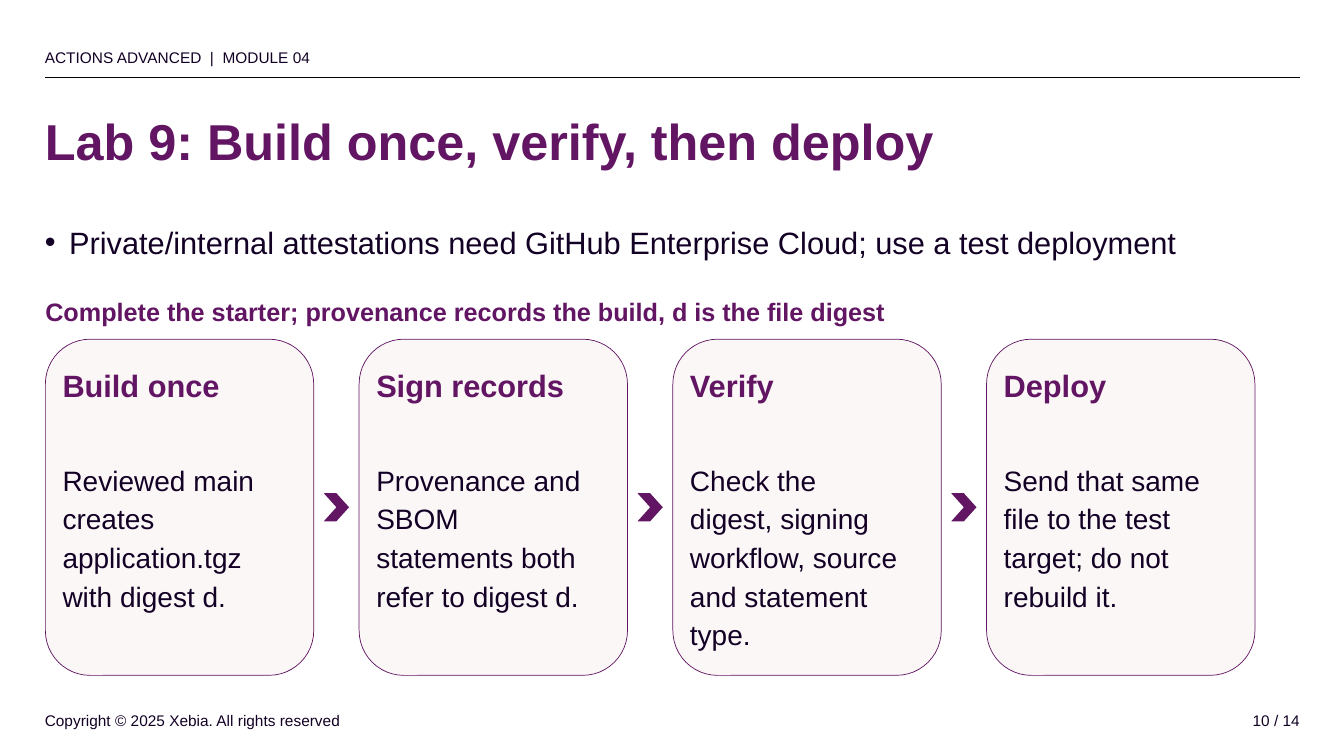
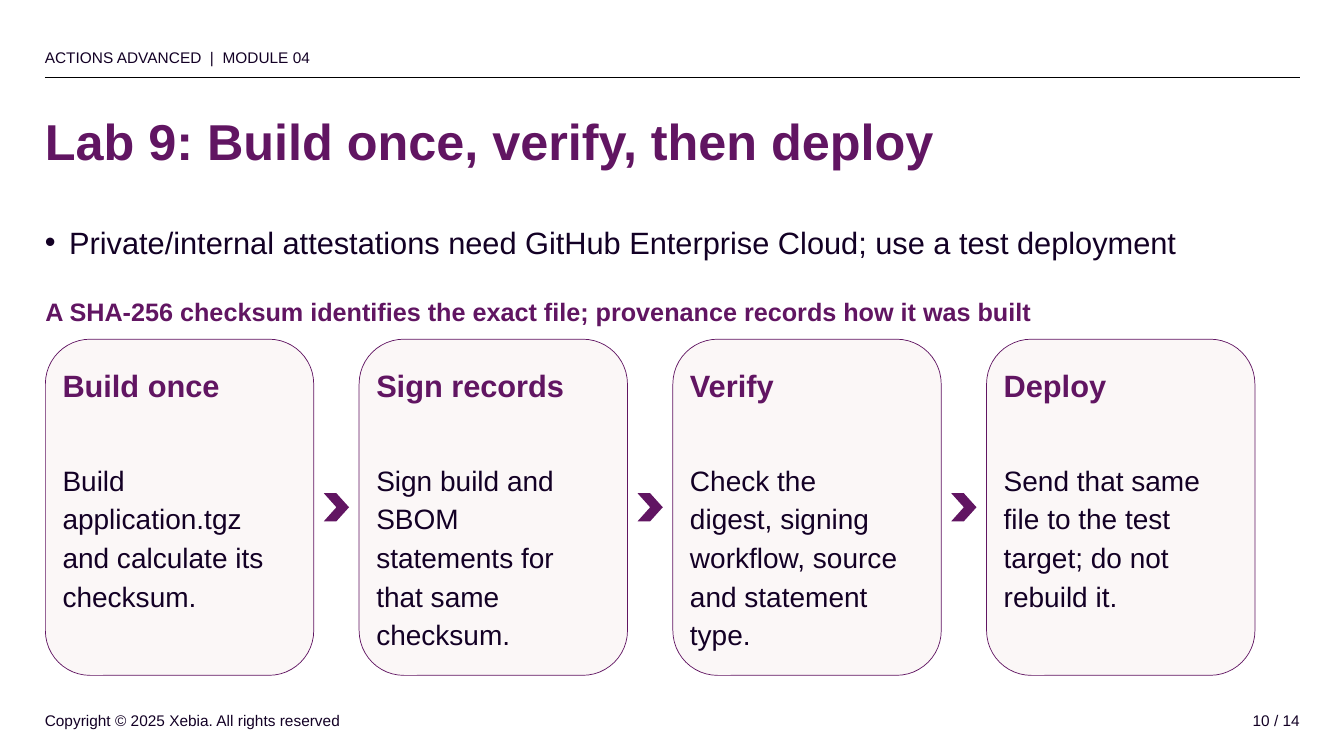
Before and after one commit to rajbos/github-actions-advanced-v3, a slide deck: slide 10 of slides/powerpoint/04-debug-trust.pptx. Drawn at 1344x756 pixels with LibreOffice and Linux fonts; fonts in the diff are those of the drawing; background and template pictures are left out. Boxes give left, top, right and bottom in pixels: in the first picture for what was removed or moved away, otherwise in the second. Text is boxed around its words. In the diff, an @@ line names an element or a change of style, - is before the commit and + after.

```diff
--- a/slides/powerpoint/04-debug-trust.pptx
+++ b/slides/powerpoint/04-debug-trust.pptx
@@ text at (x1=45, y1=302, x2=1031, y2=326): text changed @@
-Complete the starter; provenance records the build, d is the file digest
+A SHA-256 checksum identifies the exact file; provenance records how it was built
@@ text at (x1=63, y1=470, x2=125, y2=492): text changed @@
-Reviewed main
-creates
+Build
@@ text at (x1=376, y1=470, x2=554, y2=496): text changed @@
-Provenance and
+Sign build and
@@ text at (x1=63, y1=547, x2=263, y2=608): text changed @@
-with digest d.
+and calculate its
+checksum.
@@ text at (x1=376, y1=547, x2=554, y2=646): text changed @@
-statements both
-refer to digest d.
+statements for
+that same
+checksum.
```
Also in this commit, not shown: 41 other files.
